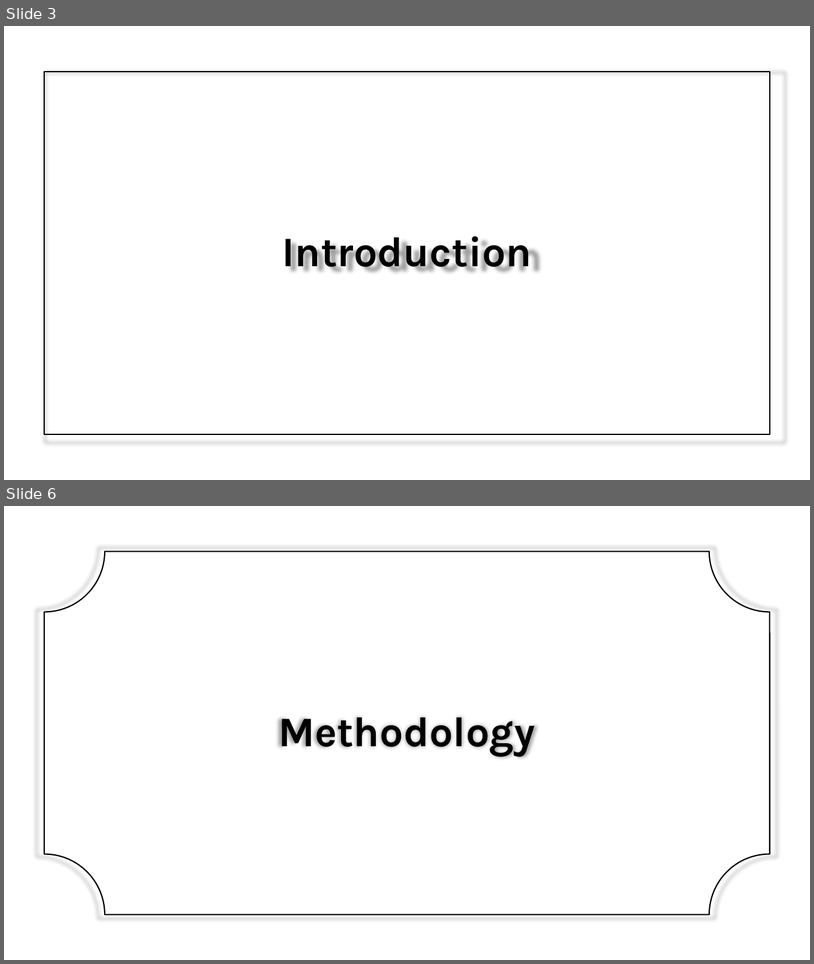
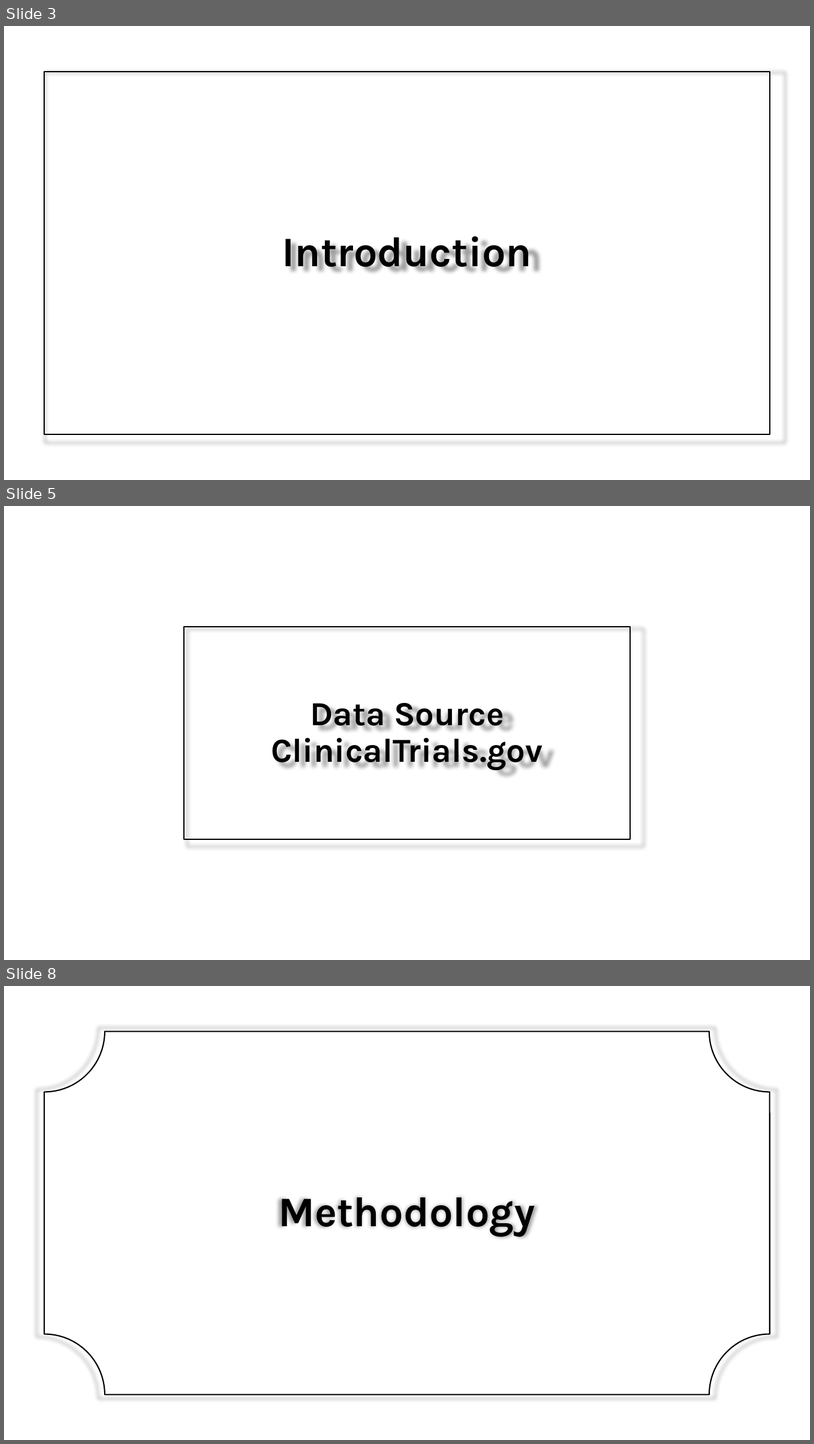
Before and after one commit to AndreouEugenia/Thesis, a slide deck: Thesis_Presentation.pptx. Shown one above the other, each under a label of ours: slides 3 and 6 before the commit, slides 3, 5 and 8 after it; the slides between them are not shown. The pictures are 814x964 and 814x1444 pixels, drawn with LibreOffice and Linux fonts; fonts in the diff are those of the drawing; background and template pictures are left out. Boxes give left, top, right and bottom in pixels: in the first picture for what was removed or moved away, otherwise in the second. Text is boxed around its words. In the diff, an @@ line names an element or a change of style, - is before the commit and + after.

```diff
--- a/Thesis_Presentation.pptx
+++ b/Thesis_Presentation.pptx
@@ slide 5 added at <box>4,506,810,960</box>, background picture (left out) @@
@@ title added at <box>183,627,630,840</box>, outline #000000 1.5 pt, 40 pt, text #000000, bold @@
+Data Source ClinicalTrials.gov
@@ what was slide 6 is now slide 8 @@
```
Also in this commit, not shown: 10 slides changed, 3 other slides added, 1 slide removed, 1 other file.
